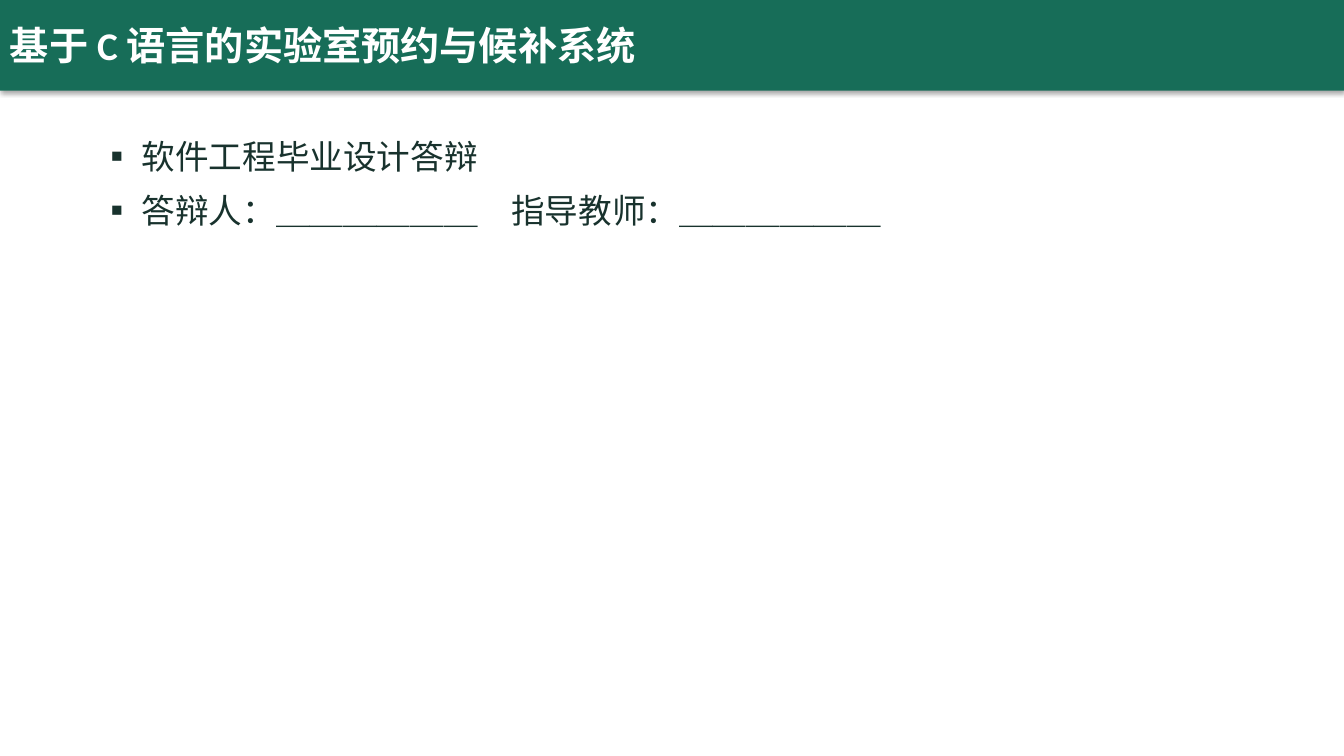
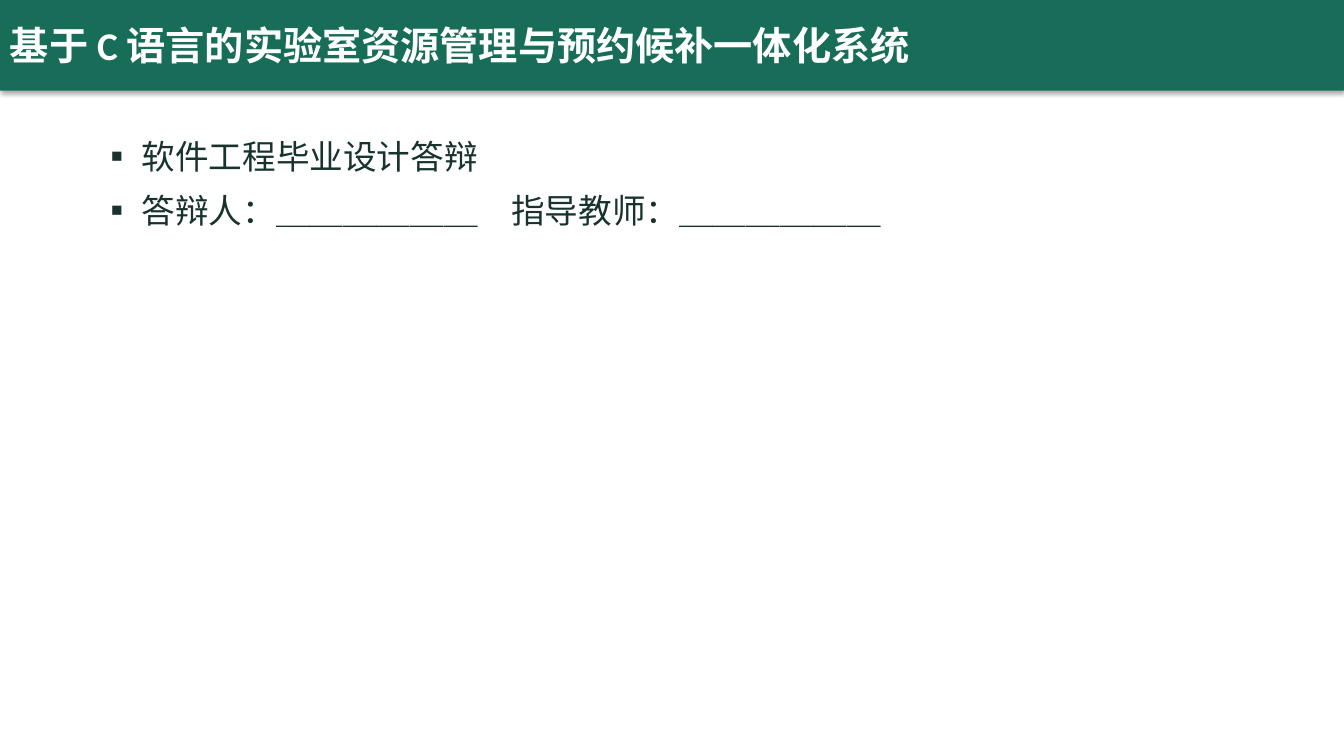
Before and after one commit to yq6666-66/lab-booking-system, a slide deck: slide 1 of docs/thesis/答辩演示.pptx. Drawn at 1344x756 pixels with LibreOffice and Linux fonts; fonts in the diff are those of the drawing. Boxes give left, top, right and bottom in pixels: in the first picture for what was removed or moved away, otherwise in the second. Text is boxed around its words. In the diff, an @@ line names an element or a change of style, - is before the commit and + after.

Commit message:
docs: 课题名称更正——基于 C 语言的实验室资源管理与预约候补一体化系统设计与实现
导师三选一确认（智能预约/资源管理一体化/冲突检测），选定资源管理与预约候补一体化：
覆盖管理端资源管理（实验室/场次/用户/统计/备份）+ 用户端预约候补闭环，无夸大词。
同步位置：论文封面与摘要、PPT 封面、大纲、README 标题与简介、双端页脚；
docx/pptx 已重生成并断言新课题名落位、旧名零残留

```diff
--- a/docs/thesis/答辩演示.pptx
+++ b/docs/thesis/答辩演示.pptx
@@ text in rectangle at [10, 26, 910, 64]: text changed @@
-基于 C 语言的实验室预约与候补系统
+基于 C 语言的实验室资源管理与预约候补一体化系统
```
Also in this commit, not shown: 7 other files.
